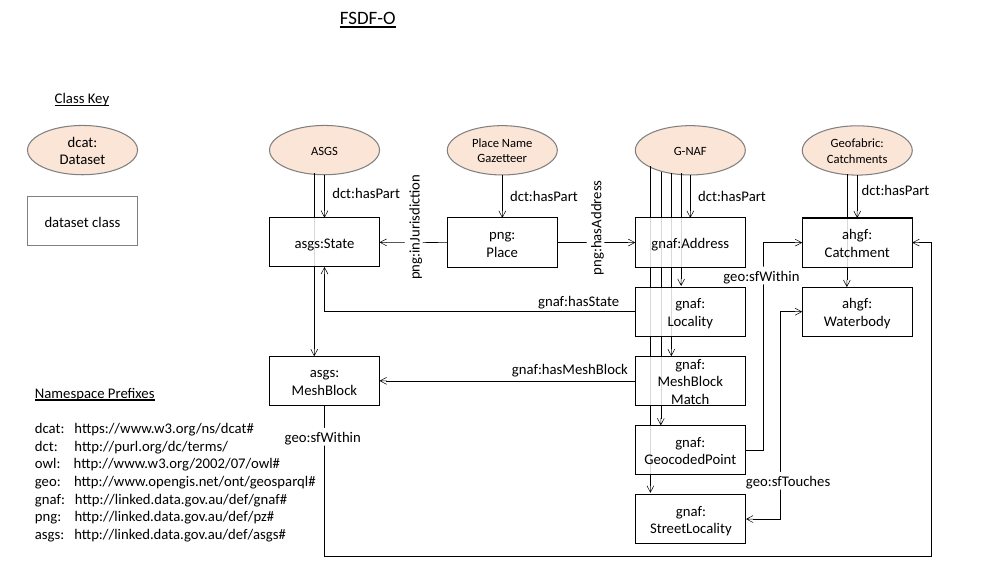
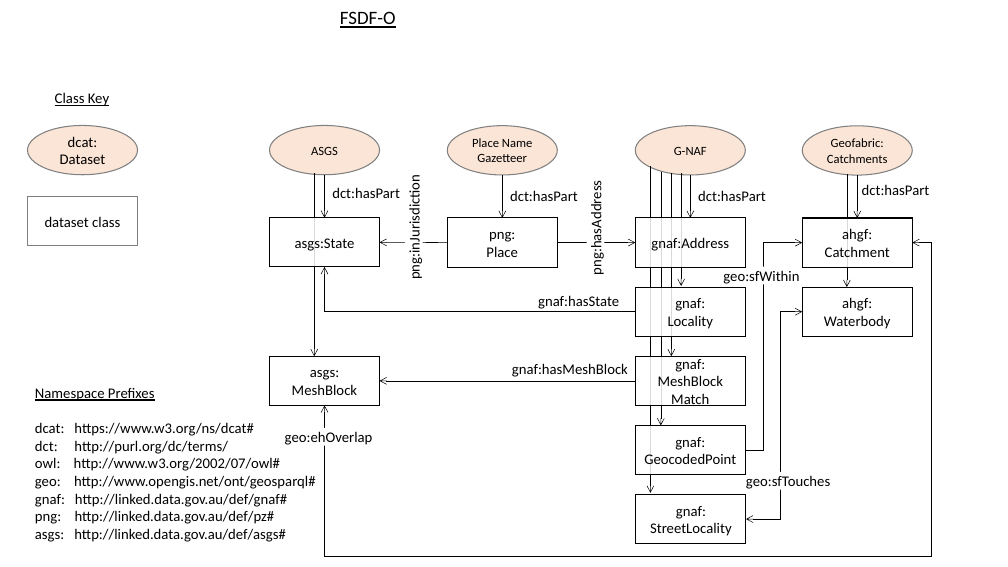
Before and after one commit to GeoscienceAustralia/fsdf-ont, a slide deck: slide 8 of docs/fsdf-ont-images.pptx. Drawn at 1008x567 pixels with LibreOffice and Linux fonts; fonts in the diff are those of the drawing. Boxes give left, top, right and bottom in pixels: in the first picture for what was removed or moved away, otherwise in the second. Text is boxed around its words. In the diff, an @@ line names an element or a change of style, - is before the commit and + after.

Commit message:
geo:emOverlap for AGSG->GeoFab

```diff
--- a/docs/fsdf-ont-images.pptx
+++ b/docs/fsdf-ont-images.pptx
@@ elbow arrow (324, 405) - (913, 243): elbow arrow to elbow double arrow @@
@@ text at bbox=[285, 431, 373, 447]: text changed @@
-geo:sfWithin
+geo:ehOverlap
```
Also in this commit, not shown: 1 other slide changed, 2 other files.
